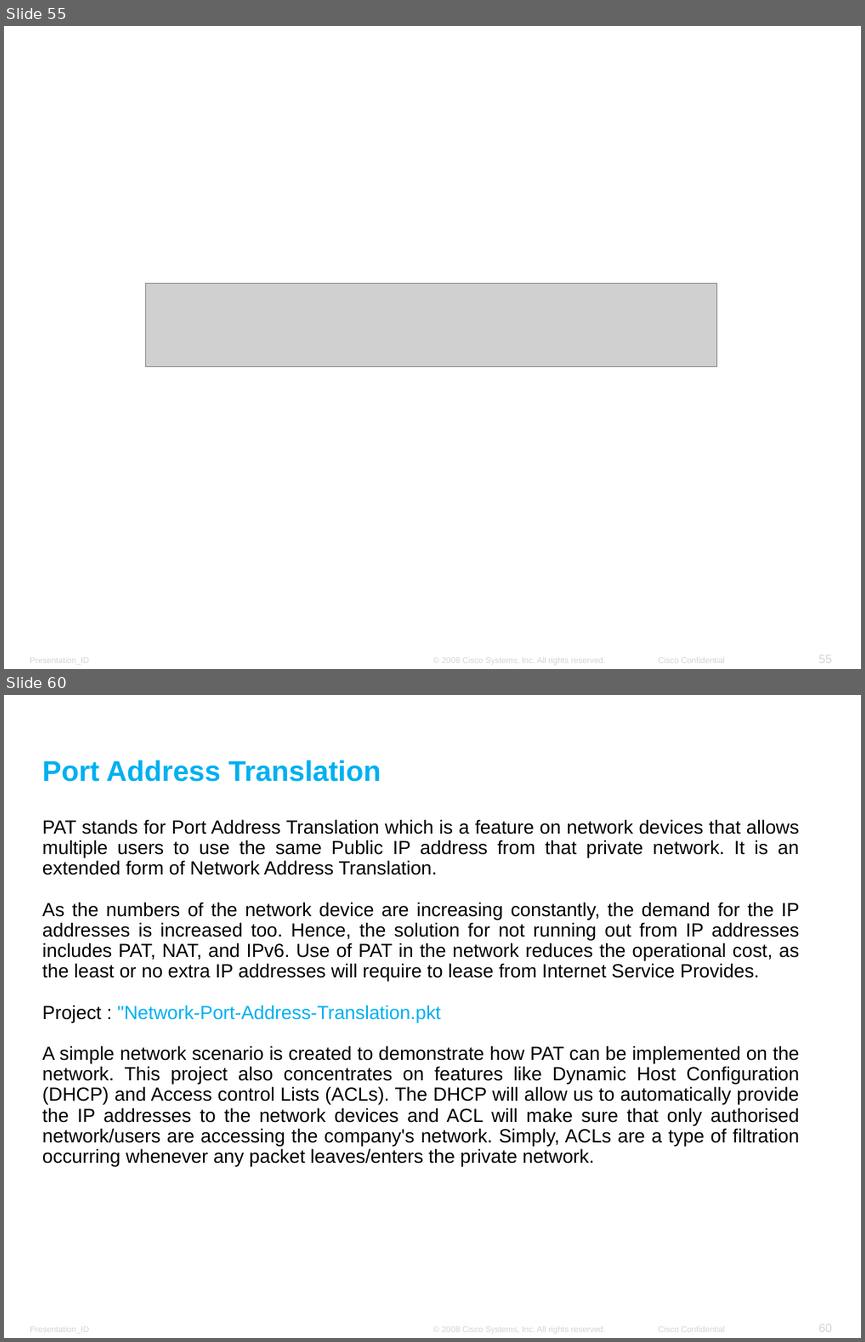
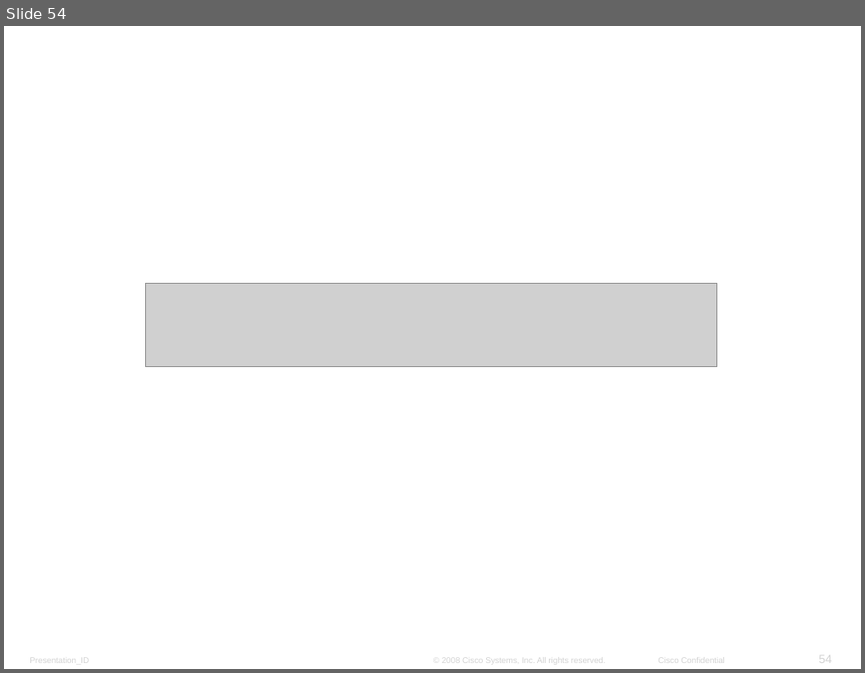
Before and after one commit to amelcharolinesgn2/ANJAR, a slide deck: ENSA_Module_8_VPN_and_IPsec_GRE tunnel.pptx. Shown one above the other, each under a label of ours: slides 55 and 60 before the commit, slide 54 after it; the slides between them are not shown. The pictures are 865x1342 and 865x673 pixels, drawn with LibreOffice and Linux fonts; fonts in the diff are those of the drawing; grey boxes stand for pictures; background and template pictures are left out. Boxes give left, top, right and bottom in pixels: in the first picture for what was removed or moved away, otherwise in the second. Text is boxed around its words. In the diff, an @@ line names an element or a change of style, - is before the commit and + after.

```diff
--- a/ENSA_Module_8_VPN_and_IPsec_GRE tunnel.pptx
+++ b/ENSA_Module_8_VPN_and_IPsec_GRE tunnel.pptx
@@ slide 60 removed at [4, 695, 861, 1338], background #FFFFFF; not listed: 4 template elements that a slide beside it also shows @@
@@ text removed at [42, 760, 381, 782] @@
-Port Address Translation
@@ text removed at [42, 819, 800, 1167] @@
-PAT stands for Port Address Translation which is a feature on network devices that allows multiple users to use the same Public IP address from that private network. It is an extended form of Network Address Translation.
-As the numbers of the network device are increasing constantly, the demand for the IP addresses is increased too. Hence, the solution for not running out from IP addresses includes PAT, NAT, and IPv6. Use of PAT in the network reduces the operational cost, as the least or no extra IP addresses will require to lease from Internet Service Provides.
-Project : "Network-Port-Address-Translation.pkt
-A simple network scenario is created to demonstrate how PAT can be implemented on the network. This project also concentrates on features like Dynamic Host Configuration (DHCP) and Access control Lists (ACLs). The DHCP will allow us to automatically provide the IP addresses to the network devices and ACL will make sure that only authorised network/users are accessing the company's network. Simply, ACLs are a type of filtration occurring whenever any packet leaves/enters the private network.
@@ what was slide 55 is now slide 54 @@
@@ page number at [818, 655, 832, 663]: text changed @@
-55
+54
```
Also in this commit, not shown: 10 other slides removed, 16 other files.
